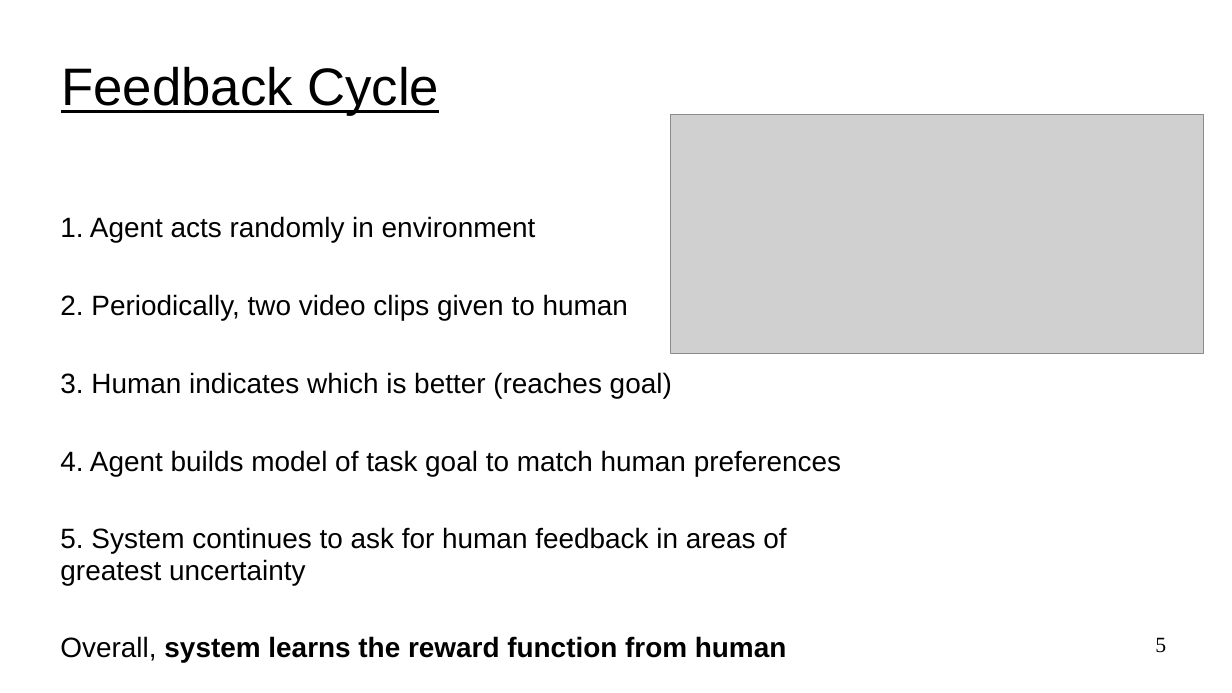
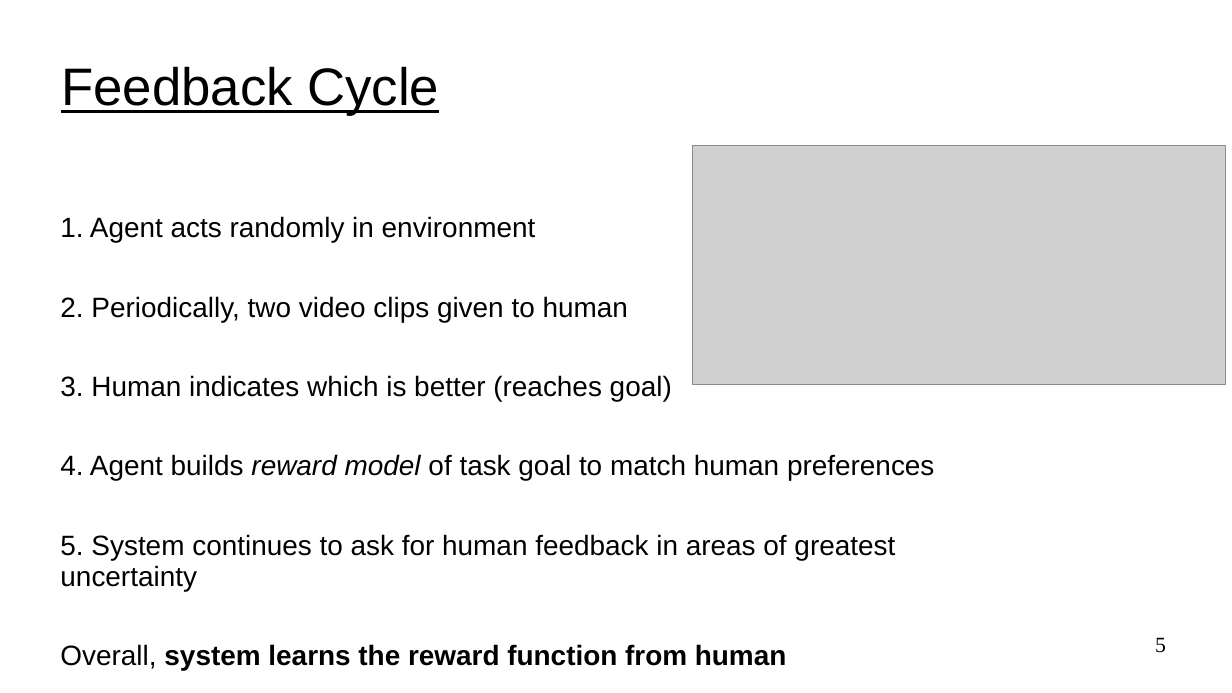
Before and after one commit to UVADS/reinforcement_learning, a slide deck: slide 5 of 11_rl_human_feedback/rlhf.ppt. Drawn at 1232x693 pixels with LibreOffice and Linux fonts; fonts in the diff are those of the drawing; grey boxes stand for pictures. Boxes give left, top, right and bottom in pixels: in the first picture for what was removed or moved away, otherwise in the second. Text is boxed around its words. In the diff, an @@ line names an element or a change of style, - is before the commit and + after.

```diff
--- a/11_rl_human_feedback/rlhf.ppt
+++ b/11_rl_human_feedback/rlhf.ppt
@@ picture: place and size @@
-picture at <box>671,115,1204,354</box>
+picture at <box>693,145,1226,385</box>
@@ text at <box>60,454,934,481</box>: text changed @@
-4. Agent builds model of task goal to match human preferences
+4. Agent builds reward model of task goal to match human preferences
```
Also in this commit, not shown: 10 other slides changed, 3 slides added, 1 slide removed, 1 other file.
